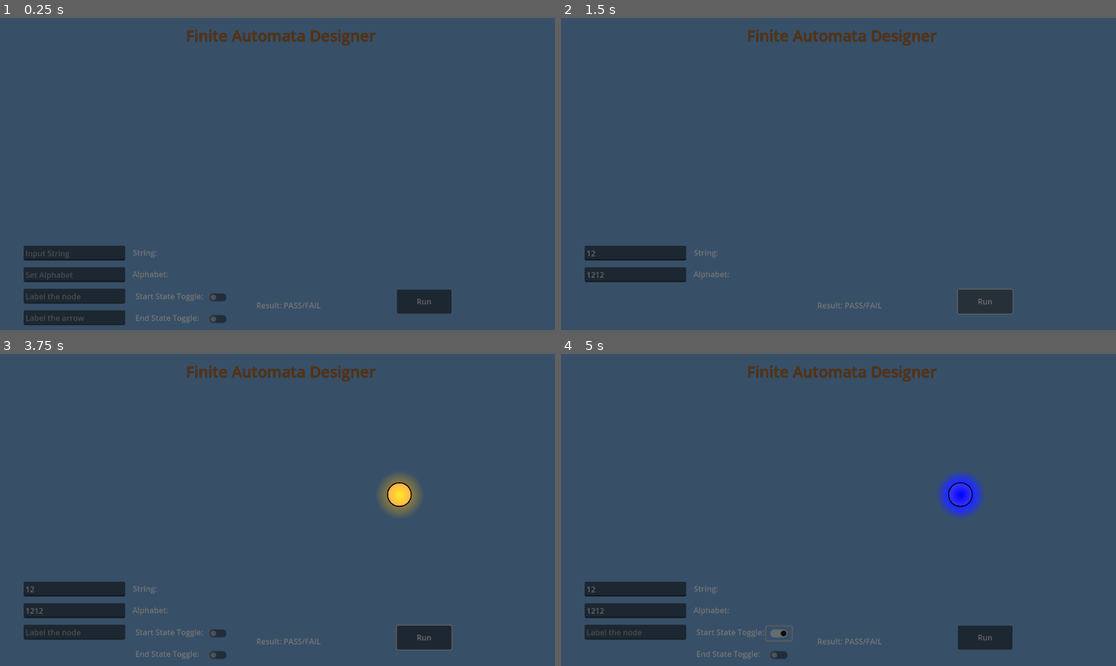
Above: before the commit, frames 1-4 (two rows, left to right).
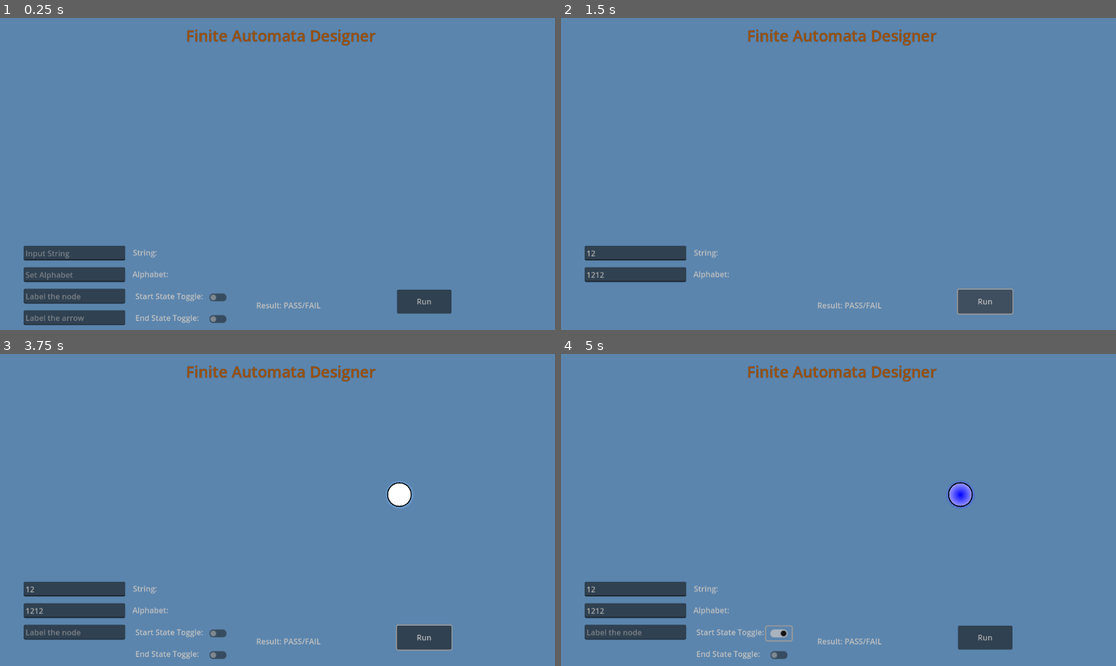
Above: after the commit, the same moments.

Repository: ParthP22/FiniteAutomataDesigner
Game: Godot game, scene res://main.tscn
Same seed, same stepped clock (60 frames per second), same inputs: the game is played once before the commit and once after it. The engine's default icon, where the game draws it, is replaced by a stand-in: a white triangle on a blue panel in a dark square.
Inputs (mouse positions are in pixels of both pictures, inside the frame that each line leads up to):
- Up to frame 1 (0.25 s): no input
- Up to frame 2 (1.5 s): click (633, 252) at 0.52 s; type "12" at 0.6 s; click (633, 273) at 0.75 s; type "12" at 0.83 s; click (633, 295) at 0.98 s; type "12" at 1.07 s; click "Run" at 1.25 s
- Up to frame 3 (3.75 s): click "Run" at 2 s; click "Run" at 2.75 s; tap Enter at 3.5 s; move the mouse to (399, 494) at 3.52 s; press the mouse at (399, 494) at 3.53 s
- Up to frame 4 (5 s): release the mouse at (960, 494) at 4.25 s; click (777, 634) at 4.25 s

The runs differ from the first frame. In frame 1, 100% of the frame differs, in the area x 0-100%, y 0-100%; in frame 2, 100%; in frame 3, 100%; in frame 4, 100%.

Commit message:
light texture resize, canvas modulation brightended

Diff:
--- a/finite-automata-designer/fa_node.gd
+++ b/finite-automata-designer/fa_node.gd
@@ -103,4 +103,4 @@
 	if _is_end_state:
 		_light.color = Color("Green")
 		return
-	_light.color = Color(0.883, 0.458, 0.072)  # Default orange
+	_light.color = Color(0.764, 0.81, 0.908)  # Default orange
--- a/finite-automata-designer/fa_node_2.tscn
+++ b/finite-automata-designer/fa_node_2.tscn
@@ -40,11 +40,11 @@
 
 [node name="PointLight2D" type="PointLight2D" parent="."]
 scale = Vector2(0.8, 0.8)
-color = Color(0.883056, 0.458227, 0.0715185, 1)
+color = Color(0.764485, 0.810351, 0.908487, 1)
 energy = 0.0
 blend_mode = 2
 texture = ExtResource("3_eofgv")
-texture_scale = 2.0
+texture_scale = 1.2
 
 [node name="Label" type="Label" parent="."]
 anchors_preset = 8
--- a/finite-automata-designer/main.tscn
+++ b/finite-automata-designer/main.tscn
@@ -28,7 +28,7 @@
 script = ExtResource("1_n2rlr")
 
 [node name="CanvasModulate" type="CanvasModulate" parent="."]
-color = Color(0.458405, 0.458405, 0.458405, 1)
+color = Color(0.762404, 0.762404, 0.762404, 1)
 
 [node name="Background" type="Sprite2D" parent="."]
 position = Vector2(577.5, 325)
